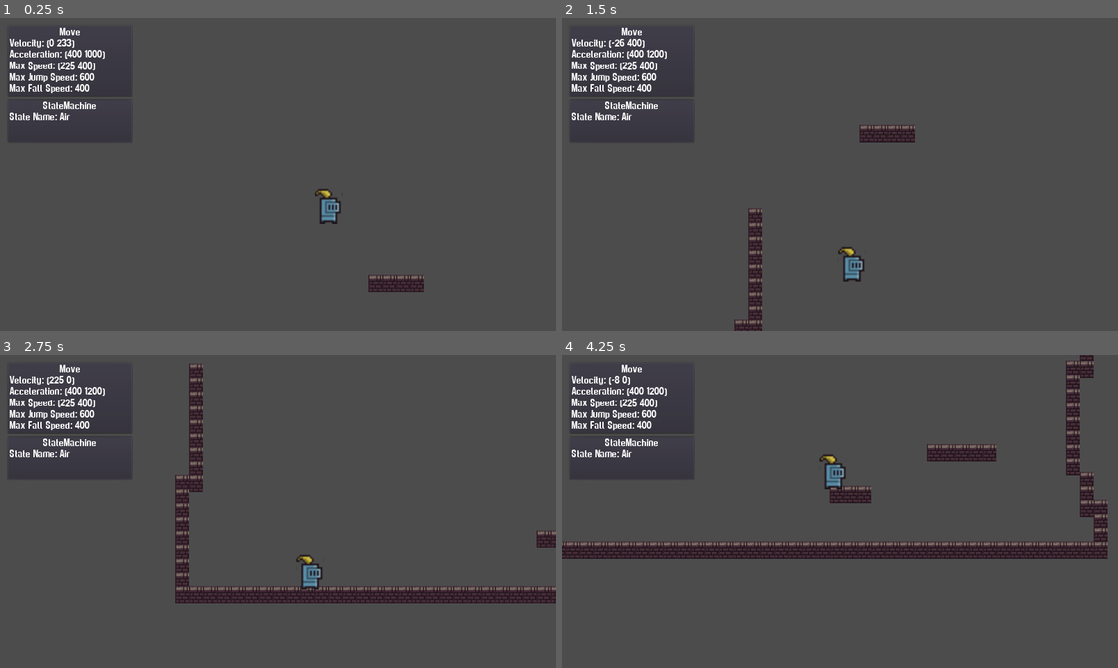
Above: before the commit, frames 1-4 (two rows, left to right).
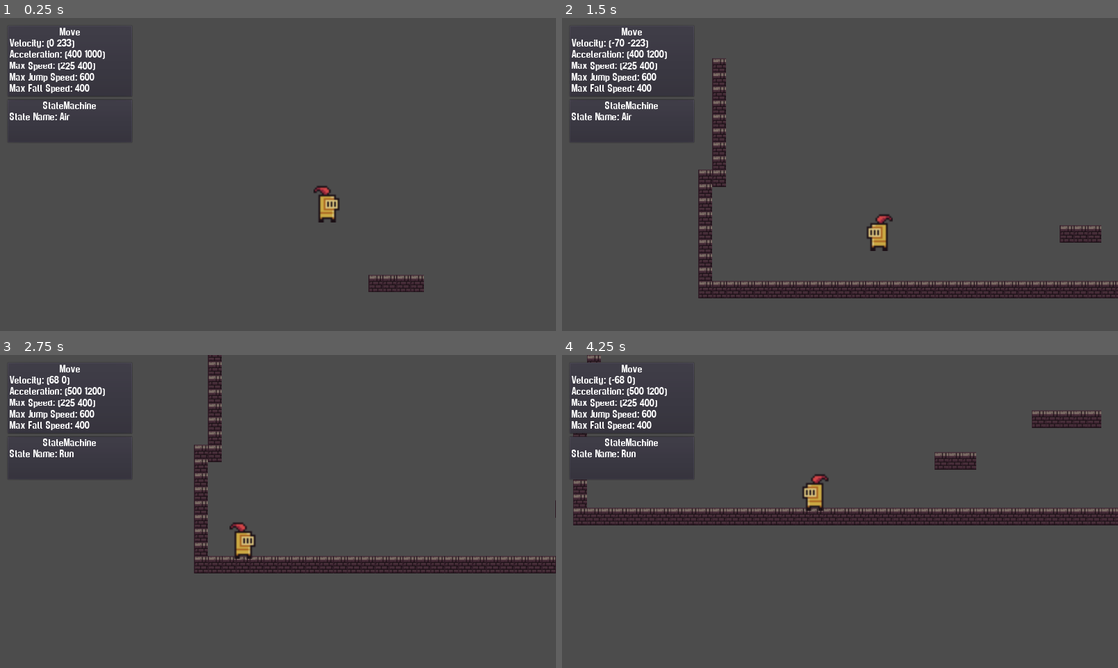
Above: after the commit, the same moments.

Repository: gregpennefather/jingle-game-jam-entry-2019
Game: Godot game, scene res://Scenes/DungeonScene.tscn
Same seed, same stepped clock (60 frames per second), same inputs: the game is played once before the commit and once after it.
Inputs (mouse positions are in pixels of both pictures, inside the frame that each line leads up to):
- Up to frame 1 (0.25 s): no input
- Up to frame 2 (1.5 s): move the mouse to (962, 158) at 0.52 s; hold D (move_right) 0.53-1.28 s; hold W (jump) 0.53-1.28 s; move the mouse to (728, 190) at 1.27 s; hold Left (move_left) from 1.28 s (still down); tap W (jump) at 1.35 s
- Up to frame 3 (2.75 s): tap W (jump) at 1.52, 1.82 s; move the mouse to (333, 442) at 2.02 s; release Left (move_left) at 2.03 s; hold D (move_right) from 2.03 s (still down); hold W (jump) from 2.03 s (still down)
- Up to frame 4 (4.25 s): move the mouse to (812, 574) at 2.77 s; release W (jump) at 2.78 s; tap W (jump) at 2.85, 3.02, 3.32 s; move the mouse to (1006, 558) at 3.52 s; release D (move_right) at 3.53 s; hold Left (move_left) from 3.53 s (still down); hold W (jump) from 3.53 s (still down)

The runs differ from the first frame. In frame 1, 0.4% of the frame differs, in the area x 56-62%, y 53-66%; in frame 2, 7.5%; in frame 3, 10%; in frame 4, 14%, in the area x 0-100%, y 0-66%.

Commit message:
Body and basic animation

Diff:
--- a/Game/AutoLoad/Events.gd
+++ b/Game/AutoLoad/Events.gd
@@ -1,4 +1,4 @@
 extends Node
 
 
-signal player_moved(player)
+signal player_moved(player, direction)
--- /dev/null
+++ b/Game/Player/Body/Body.gd
@@ -0,0 +1,28 @@
+tool
+extends Node2D
+
+export (bool) var Armoured = true setget set_armoured
+export (int) var Facing = 1 setget set_facing
+
+func set_armoured(value: bool) -> void:
+	Armoured = value
+	if has_node("ArmouredSprite") and has_node("UnarmouredSprite"):
+		if Armoured:
+			$ArmouredSprite.show()
+			$UnarmouredSprite.hide()
+		else:
+			$UnarmouredSprite.show()
+			$ArmouredSprite.hide()
+
+func set_facing(value: int) -> void:
+	Facing = value
+	if sign(Facing) == 1:
+		$ArmouredSprite.scale.x = abs($ArmouredSprite.scale.x)
+		$UnarmouredSprite.scale.x = abs($UnarmouredSprite.scale.x)
+	elif sign(Facing) == -1:
+
+		$ArmouredSprite.scale.x = abs($ArmouredSprite.scale.x) * -1
+		$UnarmouredSprite.scale.x = abs($UnarmouredSprite.scale.x) * -1
+
+func play_animation():
+	$AnimationPlayer.play("run")
--- /dev/null
+++ b/Game/Player/Body/Body.tscn
@@ -0,0 +1,59 @@
+[gd_scene load_steps=5 format=2]
+
+[ext_resource path="res://Assets/0x72_16x16DungeonTileset.v4.png" type="Texture" id=1]
+[ext_resource path="res://Player/Body/Body.gd" type="Script" id=2]
+
+[sub_resource type="Animation" id=1]
+resource_name = "idle"
+
+[sub_resource type="Animation" id=2]
+resource_name = "run"
+length = 0.3
+step = 0.05
+tracks/0/type = "value"
+tracks/0/path = NodePath("ArmouredSprite:position")
+tracks/0/interp = 1
+tracks/0/loop_wrap = true
+tracks/0/imported = false
+tracks/0/enabled = true
+tracks/0/keys = {
+"times": PoolRealArray( 0, 0.15, 0.3 ),
+"transitions": PoolRealArray( 1, 1, 1 ),
+"update": 0,
+"values": [ Vector2( 0, -32 ), Vector2( 0, -34 ), Vector2( 0, -32 ) ]
+}
+tracks/1/type = "value"
+tracks/1/path = NodePath("UnarmouredSprite:position")
+tracks/1/interp = 1
+tracks/1/loop_wrap = true
+tracks/1/imported = false
+tracks/1/enabled = true
+tracks/1/keys = {
+"times": PoolRealArray( 0, 0.15, 0.3 ),
+"transitions": PoolRealArray( 1, 1, 1 ),
+"update": 0,
+"values": [ Vector2( 0, -16 ), Vector2( 0, -18 ), Vector2( 0, -16 ) ]
+}
+
+[node name="Body" type="Node2D"]
+script = ExtResource( 2 )
+Armoured = false
+
+[node name="ArmouredSprite" type="Sprite" parent="."]
+visible = false
+position = Vector2( 0, -32 )
+scale = Vector2( 2, 2 )
+texture = ExtResource( 1 )
+region_enabled = true
+region_rect = Rect2( 240, 225, 16, 32 )
+
+[node name="UnarmouredSprite" type="Sprite" parent="."]
+position = Vector2( 0, -16 )
+scale = Vector2( 2, 2 )
+texture = ExtResource( 1 )
+region_enabled = true
+region_rect = Rect2( 160, 224, 16, 16 )
+
+[node name="AnimationPlayer" type="AnimationPlayer" parent="."]
+anims/idle = SubResource( 1 )
+anims/run = SubResource( 2 )
--- a/Game/Player/Player.gd
+++ b/Game/Player/Player.gd
@@ -3,8 +3,16 @@
 
 onready var state_machine: StateMachine = $StateMachine
 onready var collider: CollisionShape2D = $CollisionShape2D
+onready var body := $Body
 
 const FLOOR_NORMAL := Vector2.UP
 
+func _ready():
+	Events.connect("player_moved", self, "_on_Player_moved")
+
 func is_on_ground() -> bool:
 	return $FloorDetectorLeft.is_colliding() or $FloorDetectorCenter.is_colliding() or $FloorDetectorRight.is_colliding()
+
+static func _on_Player_moved(player: Player, direction: Vector2) -> void:
+	player.body.Facing = sign(direction.x)
+	player.body.play_animation()
--- a/Game/Player/Player.tscn
+++ b/Game/Player/Player.tscn
@@ -1,6 +1,6 @@
 [gd_scene load_steps=11 format=2]
 
-[ext_resource path="res://Assets/0x72_16x16DungeonTileset.v4.png" type="Texture" id=1]
+[ext_resource path="res://Player/Body/Body.tscn" type="PackedScene" id=1]
 [ext_resource path="res://Player/States/StateMachine.tscn" type="PackedScene" id=2]
 [ext_resource path="res://Player/States/State.tscn" type="PackedScene" id=3]
 [ext_resource path="res://Player/States/Move/Move.gd" type="Script" id=4]
@@ -11,21 +11,17 @@
 [ext_resource path="res://Player/States/Move/Idle.gd" type="Script" id=9]
 
 [sub_resource type="RectangleShape2D" id=1]
-extents = Vector2( 12.3345, 15.0047 )
+extents = Vector2( 12, 16 )
 
 [node name="Player" type="KinematicBody2D"]
 collision_mask = 2
 script = ExtResource( 7 )
 
-[node name="Sprite" type="Sprite" parent="."]
-position = Vector2( 1.50246, -31.3373 )
-scale = Vector2( 2, 2 )
-texture = ExtResource( 1 )
-region_enabled = true
-region_rect = Rect2( 192, 224, 16, 32 )
+[node name="Body" parent="." instance=ExtResource( 1 )]
+Armoured = true
 
 [node name="CollisionShape2D" type="CollisionShape2D" parent="."]
-position = Vector2( 3.87312, -14.4384 )
+position = Vector2( 2, -16 )
 shape = SubResource( 1 )
 
 [node name="FloorDetectorLeft" type="RayCast2D" parent="."]
@@ -68,6 +64,7 @@
 acceleration_x = 400.0
 fall_acceleration = 850.0
 extended_jump_impulse_factor = 0.6
+can_air_jump = false
 
 [node name="JumpDuration" type="Timer" parent="StateMachine/Move/Air"]
 wait_time = 0.5
--- a/Game/Player/States/Move/Air.gd
+++ b/Game/Player/States/Move/Air.gd
@@ -26,6 +26,7 @@
 		move.velocity = move.calculate_velocity(move.velocity, move.max_speed, move.max_jump_speed, move.max_fall_speed, Vector2(0, move.jump_impulse) * extended_jump_impulse_factor, delta, Vector2.UP)
 
 	move.physics_process(delta)
+	Events.emit_signal("player_moved", owner, move.get_move_direction())
 
 	if owner.is_on_ground() and not just_jumped:
 		if move.get_move_direction().x == 0:
--- a/Game/Player/States/Move/Run.gd
+++ b/Game/Player/States/Move/Run.gd
@@ -16,6 +16,7 @@
 	else:
 		_state_machine.transition_to("Move/Air")
 	move.physics_process(delta)
+	Events.emit_signal("player_moved", owner, move.get_move_direction())
 
 func enter(msg: Dictionary = {}) -> void:
 	move.enter(msg)
--- a/Game/project.godot
+++ b/Game/project.godot
@@ -35,6 +35,10 @@
 config/name="jingle-game-jam-entry-2019"
 run/main_scene="res://Scenes/DungeonScene.tscn"
 config/icon="res://icon.png"
+
+[autoload]
+
+Events="*res://AutoLoad/Events.gd"
 
 [display]
 
